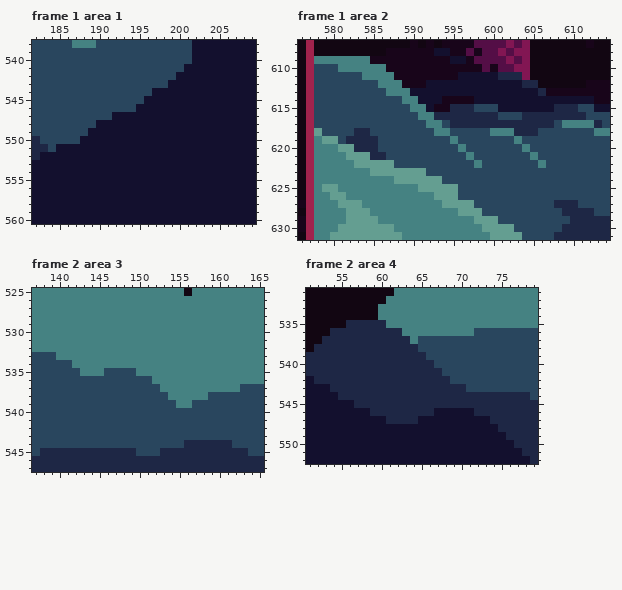
A pixel-art file gets an edit: raw assets/sketch.ase. Above is the file before it was changed.
1280x720 pixels, 2 frames. Shown: frame 1 area 1: x 182..209, y 538..560; frame 1 area 2: x 576..614, y 607..631; frame 2 area 3: x 137..165, y 525..547; frame 2 area 4: x 51..79, y 531..552. The commit also changed other frames or places, which this record leaves out.
Now the later version:
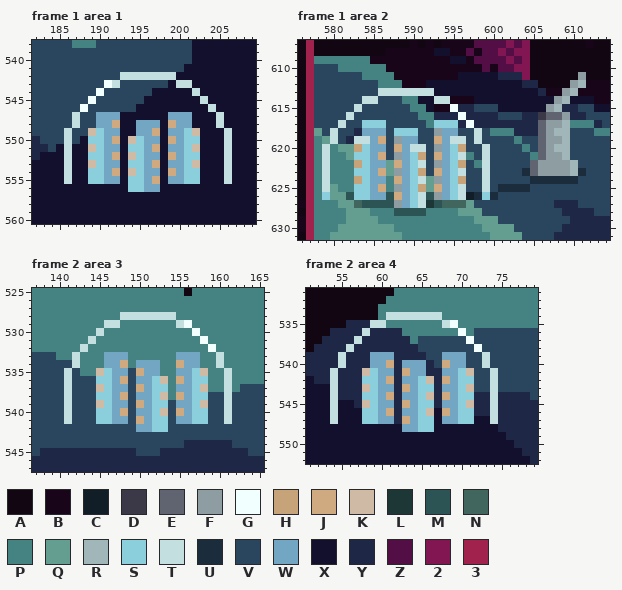
Palette (. is transparent): A #120612  B #18051a  C #111d27  D #3b3947  E #5f6470  F #8d9da1  G #f2ffff  H #c7a379  J #cfaa80  K #cfbba5  L #1d3636  M #2d5454  N #41665e  P #458282  Q #649e91  R #a0b6b8  S #8acfdb  T #c3dfe0  U #1b2d3d  V #29465e  W #72a6c2  X #13102e  Y #1e2745  Z #540e46  2 #821653  3 #a1234d
The exact change:
layer "Player Stuff/turrets" now shown
layer "Player Stuff/cities" now shown
layer "Player Stuff/city shield" now shown
Changed rows in their new state; - is an unchanged pixel.
Frame 1 area 1, layer "Player Stuff/turrets":
first column x 186:
542 -------TTTTTTT-------
543 -----GT-------TT-----
544 ----G-----------T----
545 ---G-------------T---
546 --G---------------T--
547 -T--WWW------WWW---T-
548 -T--WWJ--WWW-JWW---T-
549 T--KSWW--WWJ-WWSK---T
550 T--SSWJ-KSWW-JWSS---T
551 T--KSWW-SSWJ-WWSK---T
552 T--SSWJ-KSWW-JWSS---T
553 T--KSWW-SSWJ-WWSK---T
554 T--SSWJ-KSWW-JWSS---T
555 T--SSWW-SSWJ-WWSS---T
556 --------SSWW---------
Frame 1 area 2, layers "Player Stuff/city shield", "Player Stuff/cities", "Player Stuff/turrets":
first column x 579:
611 --------------------------------F
612 -------------------------------FR
613 -------TTTTTTT----------------FR-
614 -----TT-------TT-------------FR--
615 ----T-----------G-----------FR---
616 ---T-------------G---------DEEF--
617 --T--SSS------SSS-G--------EFFR--
618 -T---WWW-SSS--FWW--T-------EFRR--
619 -T--TTWJ-FWW--JWTT-T-------EFFR--
620 T---HSWW-JWTT-FWSH--T------EFRR--
621 T---SSWJ-FWSH-JWST--T------EFFR--
622 T---HSWW-JWST-FWSH--T-----EFFFFR-
623 T---SSWJ-FWSH-JWST--T----UEFFFFRU
624 T---HSWW-JWST-FWSH--T-----UUUUUU-
625 T---SSWJ-FWSH-JWST--T-UUUU-------
626 S--MSSWWMJWSTMFWSTCUSU-----------
627 ----NMMMMFWSTLMNNN---------------
628 ---------MMMM--------------------
Frame 2 area 3, layer "Player Stuff/turrets":
first column x 141:
528 -------TTTTTTT-------
529 -----TT-------TG-----
530 ----T-----------G----
531 ---T-------------G---
532 --T---------------G--
533 -T---WWW------WWW--T-
534 -T---WWJ-WWW--JWW--T-
535 T---KSWW-JWW--WWSK--T
536 T---SSWJ-WWSK-JWSS--T
537 T---KSWW-JWSS-WWSK--T
538 T---SSWJ-WWSK-JWSS--T
539 T---KSWW-JWSS-WWSK--T
540 T---SSWJ-WWSK-JWSS--T
541 T---SSWW-JWSS-WWSS--T
542 ---------WWSS--------
Frame 2 area 4, layer "Player Stuff/turrets":
first column x 54:
534 -------TTTTTTT-------
535 -----TT-------TG-----
536 ----T-----------G----
537 ---T-------------G---
538 --T---------------G--
539 -T---WWW------WWW--T-
540 -T---WWJ-WWW--JWW--T-
541 T---KSWW-JWW--WWSK--T
542 T---SSWJ-WWSK-JWSS--T
543 T---KSWW-JWSS-WWSK--T
544 T---SSWJ-WWSK-JWSS--T
545 T---KSWW-JWSS-WWSK--T
546 T---SSWJ-WWSK-JWSS--T
547 T---SSWW-JWSS-WWSS--T
548 ---------WWSS--------
Changed places in both pictures, as pixel boxes (x1, y1, x2, y2):
changed: (64, 72, 232, 192)
changed: (322, 72, 586, 216)
changed: (64, 312, 232, 432)
changed: (330, 312, 498, 432)
